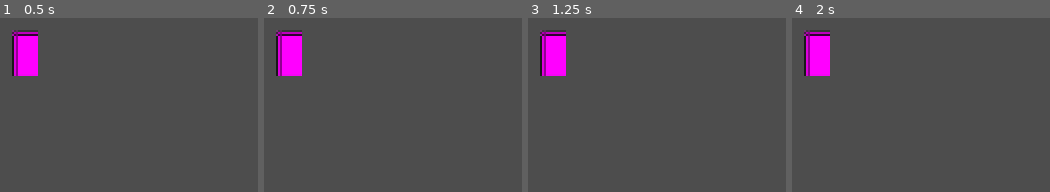
Above: before the commit, frames 1-4 (left to right).
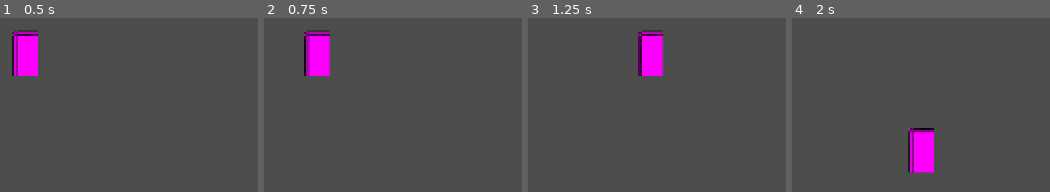
Above: after the commit, the same moments.

Repository: bartoszcholewa/2d-multiplayer-course
Game: Godot game, scene res://main.tscn
Two runs of this game, one before a commit and one after it. Both use one fixed random seed, a clock stepped at 60 frames per second and the inputs below.
Inputs:
- Up to frame 1 (0.5 s): no input
- Up to frame 2 (0.75 s): tap Enter at 0.5 s; hold D (move_right, bound only after the commit) from 0.53 s (still down)
- Up to frame 3 (1.25 s): keep holding D (move_right, bound only after the commit)
- Up to frame 4 (2 s): release D (move_right, bound only after the commit) at 1.28 s; hold S (move_down, bound only after the commit) from 1.28 s (still down)

Frame 1 is identical in both runs. In frame 2, 5.1% of the frame differs, in the area x 4-26%, y 6-34%; in frame 3, 5.1%; in frame 4, 5.2%, in the area x 4-56%, y 6-90%.

Commit message:
Lesson 3 - Basic Movement

Diff:
--- /dev/null
+++ b/entities/player/player.gd
@@ -0,0 +1,12 @@
+extends CharacterBody2D
+
+
+func _process(_delta: float) -> void:
+	var movement_vector: Vector2 = Input.get_vector(
+		"move_left",
+		"move_right",
+		"move_up",
+		"move_down"
+		)
+	velocity = movement_vector * 100
+	move_and_slide()
--- a/entities/player/player.tscn
+++ b/entities/player/player.tscn
@@ -1,4 +1,6 @@
-[gd_scene load_steps=3 format=3 uid="uid://cse7rqp64wxuc"]
+[gd_scene load_steps=4 format=3 uid="uid://cse7rqp64wxuc"]
+
+[ext_resource type="Script" uid="uid://e2jjib042yck" path="res://entities/player/player.gd" id="1_symyc"]
 
 [sub_resource type="PlaceholderTexture2D" id="PlaceholderTexture2D_sfv1e"]
 size = Vector2(18, 32)
@@ -6,6 +8,7 @@
 [sub_resource type="CircleShape2D" id="CircleShape2D_sfv1e"]
 
 [node name="Player" type="CharacterBody2D"]
+script = ExtResource("1_symyc")
 
 [node name="Sprite2D" type="Sprite2D" parent="."]
 position = Vector2(0, -16)
--- a/project.godot
+++ b/project.godot
@@ -44,3 +44,30 @@
 
 version_control/plugin_name="GitPlugin"
 version_control/autoload_on_startup=true
+
+[input]
+
+move_left={
+"deadzone": 0.2,
+"events": [Object(InputEventKey,"resource_local_to_scene":false,"resource_name":"","device":-1,"window_id":0,"alt_pressed":false,"shift_pressed":false,"ctrl_pressed":false,"meta_pressed":false,"pressed":false,"keycode":0,"physical_keycode":65,"key_label":0,"unicode":97,"location":0,"echo":false,"script":null)
+, Object(InputEventKey,"resource_local_to_scene":false,"resource_name":"","device":-1,"window_id":0,"alt_pressed":false,"shift_pressed":false,"ctrl_pressed":false,"meta_pressed":false,"pressed":false,"keycode":0,"physical_keycode":4194319,"key_label":0,"unicode":0,"location":0,"echo":false,"script":null)
+]
+}
+move_right={
+"deadzone": 0.2,
+"events": [Object(InputEventKey,"resource_local_to_scene":false,"resource_name":"","device":-1,"window_id":0,"alt_pressed":false,"shift_pressed":false,"ctrl_pressed":false,"meta_pressed":false,"pressed":false,"keycode":0,"physical_keycode":68,"key_label":0,"unicode":100,"location":0,"echo":false,"script":null)
+, Object(InputEventKey,"resource_local_to_scene":false,"resource_name":"","device":-1,"window_id":0,"alt_pressed":false,"shift_pressed":false,"ctrl_pressed":false,"meta_pressed":false,"pressed":false,"keycode":0,"physical_keycode":4194321,"key_label":0,"unicode":0,"location":0,"echo":false,"script":null)
+]
+}
+move_up={
+"deadzone": 0.2,
+"events": [Object(InputEventKey,"resource_local_to_scene":false,"resource_name":"","device":-1,"window_id":0,"alt_pressed":false,"shift_pressed":false,"ctrl_pressed":false,"meta_pressed":false,"pressed":false,"keycode":0,"physical_keycode":87,"key_label":0,"unicode":119,"location":0,"echo":false,"script":null)
+, Object(InputEventKey,"resource_local_to_scene":false,"resource_name":"","device":-1,"window_id":0,"alt_pressed":false,"shift_pressed":false,"ctrl_pressed":false,"meta_pressed":false,"pressed":false,"keycode":0,"physical_keycode":4194320,"key_label":0,"unicode":0,"location":0,"echo":false,"script":null)
+]
+}
+move_down={
+"deadzone": 0.2,
+"events": [Object(InputEventKey,"resource_local_to_scene":false,"resource_name":"","device":-1,"window_id":0,"alt_pressed":false,"shift_pressed":false,"ctrl_pressed":false,"meta_pressed":false,"pressed":false,"keycode":0,"physical_keycode":83,"key_label":0,"unicode":115,"location":0,"echo":false,"script":null)
+, Object(InputEventKey,"resource_local_to_scene":false,"resource_name":"","device":-1,"window_id":0,"alt_pressed":false,"shift_pressed":false,"ctrl_pressed":false,"meta_pressed":false,"pressed":false,"keycode":0,"physical_keycode":4194322,"key_label":0,"unicode":0,"location":0,"echo":false,"script":null)
+]
+}
Not shown, added: entities/player/player.gd.uid
Not shown, changed: LEARNING_NOTES.md
Not shown, changed: README.md
